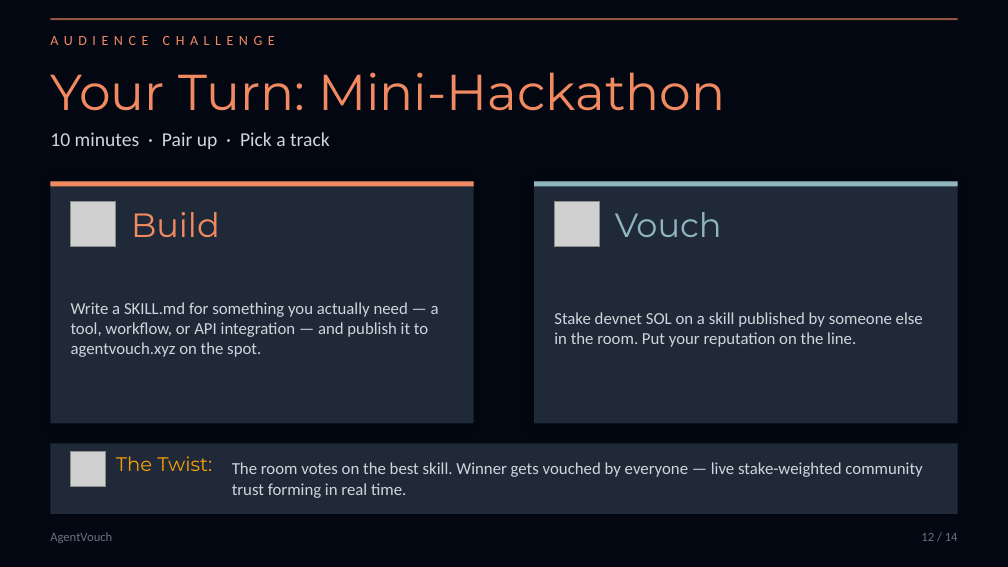
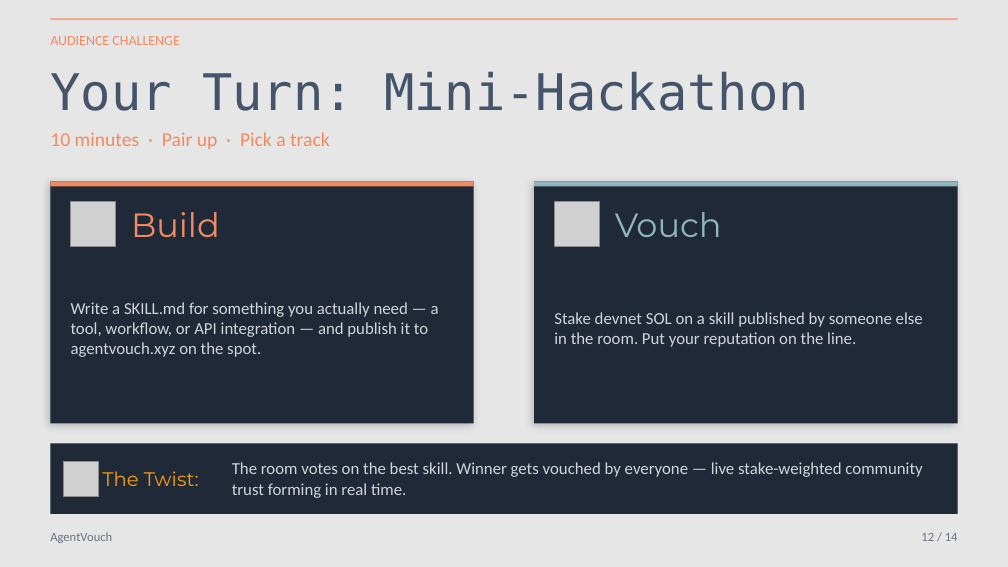
Before and after one commit to dirtybits/agent-reputation-oracle, a slide deck: slide 12 of AgentVouch.pptx. Drawn at 1008x567 pixels with LibreOffice and Linux fonts; fonts in the diff are those of the drawing; grey boxes stand for pictures. Boxes give left, top, right and bottom in pixels: in the first picture for what was removed or moved away, otherwise in the second. Text is boxed around its words. In the diff, an @@ line names an element or a change of style, - is before the commit and + after.

```diff
--- a/AgentVouch.pptx
+++ b/AgentVouch.pptx
@@ background #030712 to #E7E6E6 @@
@@ text "AUDIENCE CHALLENGE" at (50, 36, 179, 45): letter spacing 4 to 0 pt @@
@@ text "Your Turn: Mini-Hackathon" at (50, 71, 809, 111): font Montserrat to DejaVu Sans Mono, text colour #F28A61 to #44546A @@
@@ text "10 minutes · Pair up ..." at (50, 132, 330, 149): text colour #D1D5DB to #F28A61 @@
@@ picture: place and size @@
-picture at (71, 452, 106, 487)
+picture at (64, 462, 99, 497)
@@ text "The Twist:": place and size @@
-text "The Twist:" at (116, 456, 212, 471)
+text "The Twist:" at (102, 471, 199, 486)
```
Also in this commit, not shown: 13 other slides changed.
